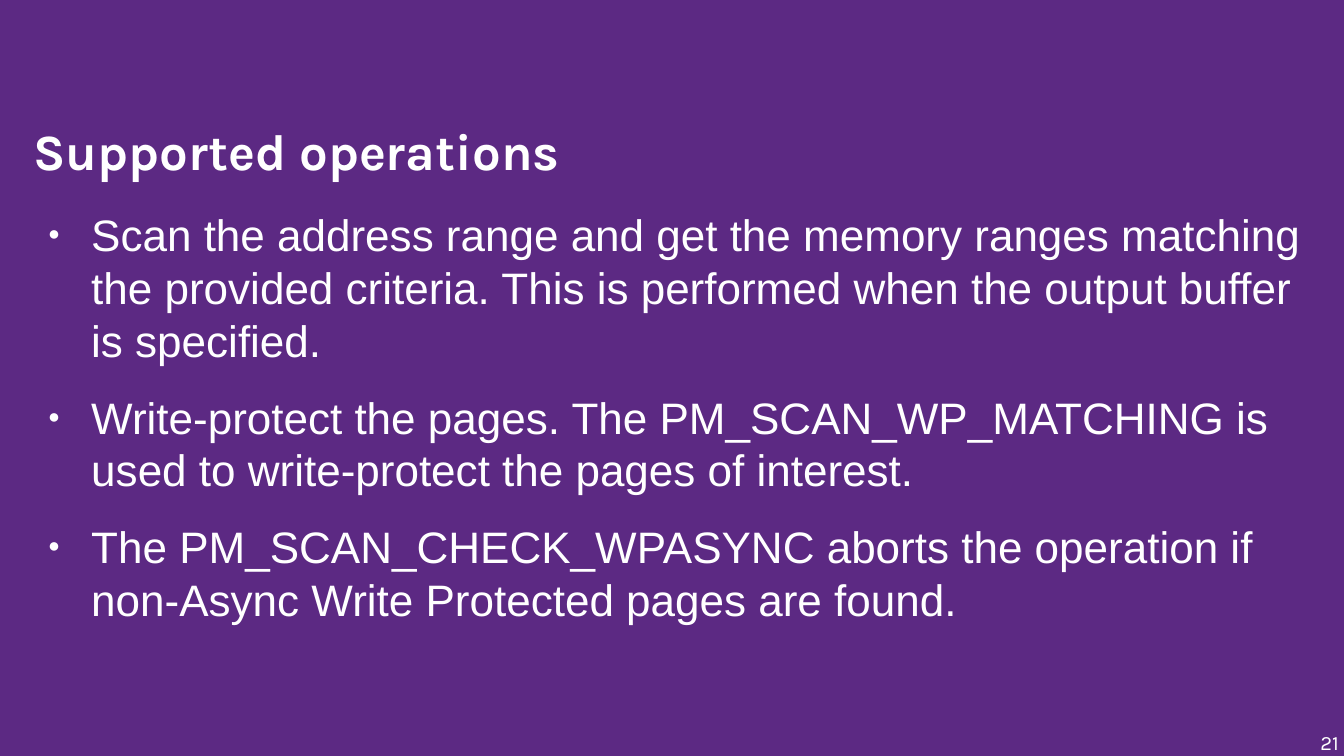
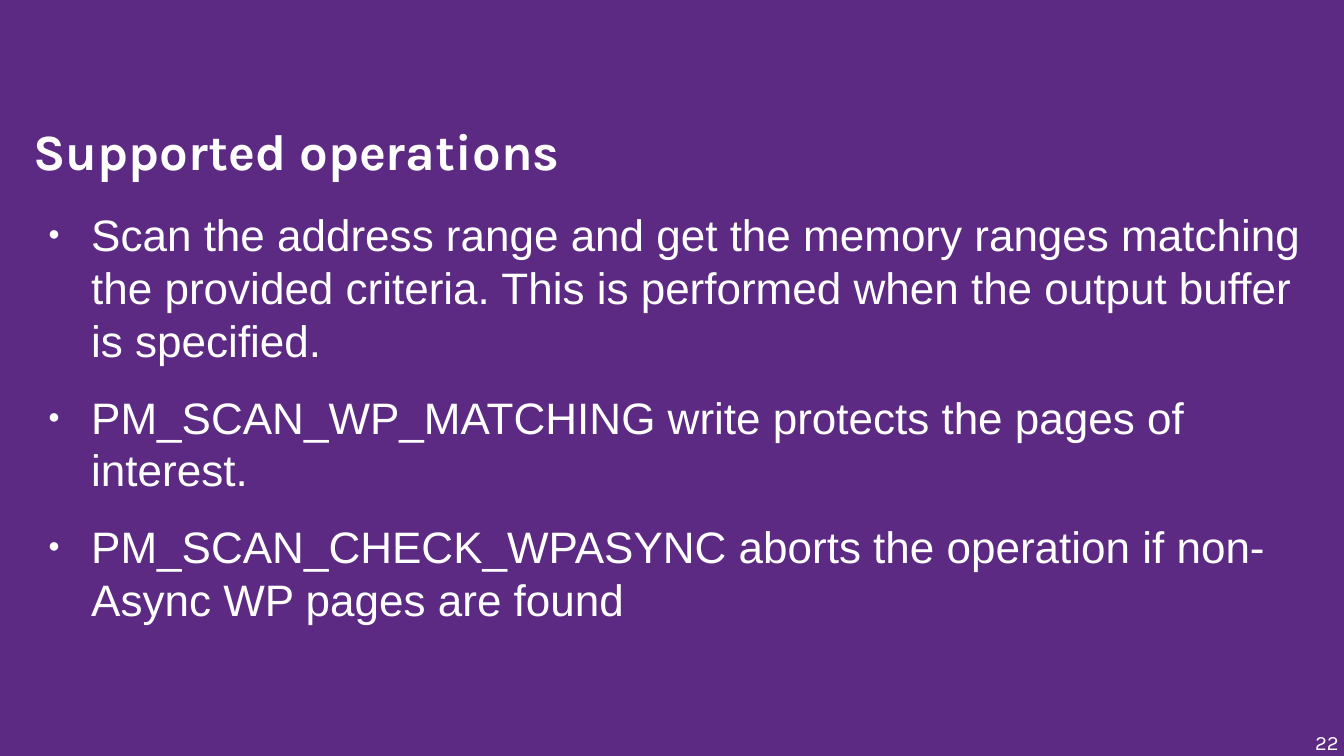
Before and after one commit to musamaanjum/presentations, a slide deck: slide 22 of Adding-Functionality-to-make-Windows-games-run-faster-on-Linux-v1.odp (slide 21 before the commit). Drawn at 1344x756 pixels with LibreOffice and Linux fonts; fonts in the diff are those of the drawing; background and template pictures are left out. Boxes give left, top, right and bottom in pixels: in the first picture for what was removed or moved away, otherwise in the second. Text is boxed around its words. In the diff, an @@ line names an element or a change of style, - is before the commit and + after.

```diff
--- a/Adding-Functionality-to-make-Windows-games-run-faster-on-Linux-v1.odp
+++ b/Adding-Functionality-to-make-Windows-games-run-faster-on-Linux-v1.odp
@@ text at (x1=91, y1=402, x2=1265, y2=625): text changed @@
-● Write-protect the pages. The PM_SCAN_WP_MATCHING is used to write-protect the pages of interest.
-● The PM_SCAN_CHECK_WPASYNC aborts the operation if non-Async Write Protected pages are found.
+● PM_SCAN_WP_MATCHING write protects the pages of interest.
+● PM_SCAN_CHECK_WPASYNC aborts the operation if non-Async WP pages are found
@@ page number at (x1=1315, y1=737, x2=1339, y2=750): text changed @@
-21
+22
```
Also in this commit, not shown: 17 other slides changed, 3 slides added, 2 slides removed.
